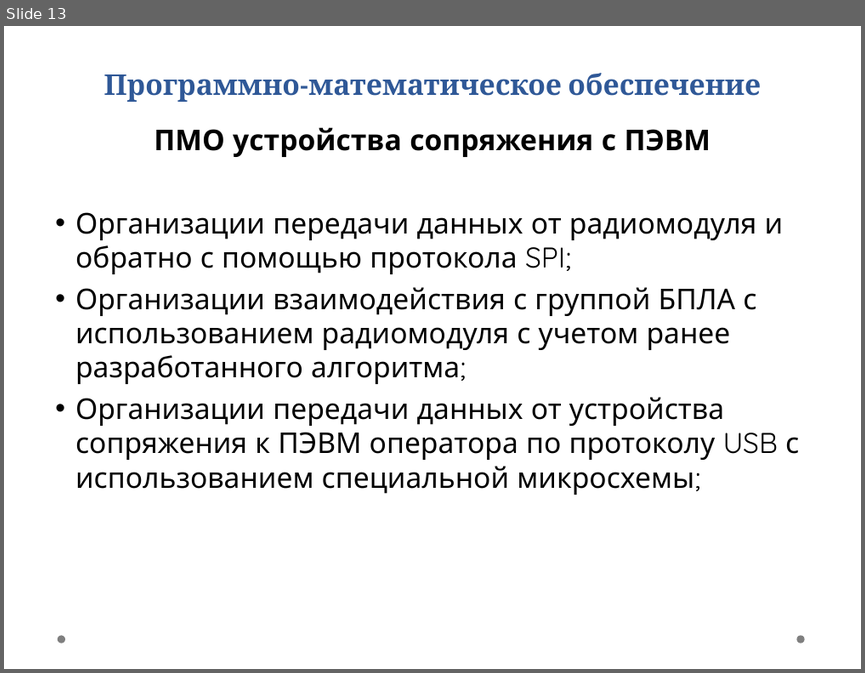
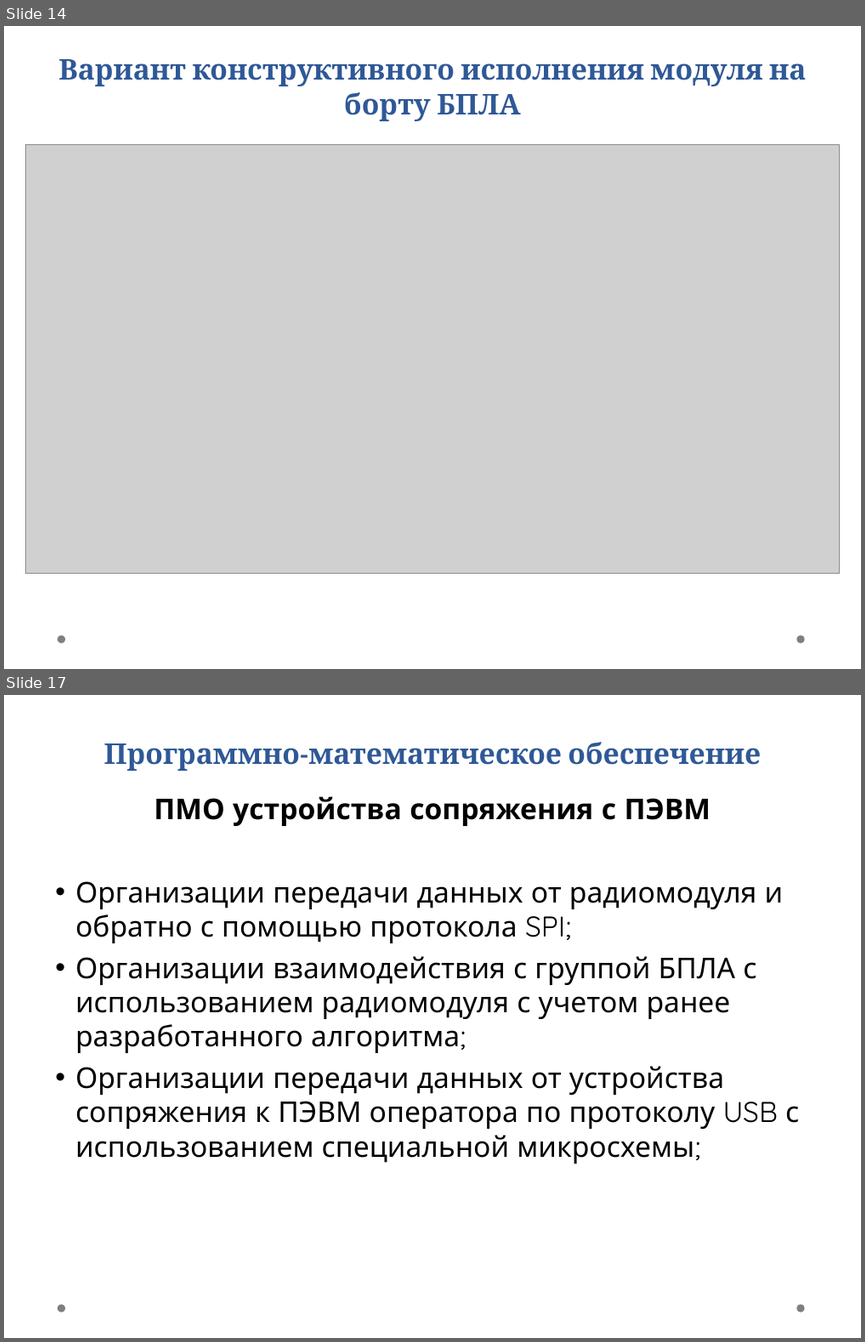
Before and after one commit to Farades/diplom, a slide deck: doc/Мацепура.ppt. Shown one above the other, each under a label of ours: slide 13 before the commit, slides 14 and 17 after it; the slides between them are not shown. The pictures are 865x673 and 865x1342 pixels, drawn with LibreOffice and Linux fonts; fonts in the diff are those of the drawing; grey boxes stand for pictures; background and template pictures are left out. Boxes give left, top, right and bottom in pixels: in the first picture for what was removed or moved away, otherwise in the second. Text is boxed around its words. In the diff, an @@ line names an element or a change of style, - is before the commit and + after.

```diff
--- a/doc/Мацепура.ppt
+++ b/doc/Мацепура.ppt
@@ slide 14 added at bbox=[4, 26, 861, 669], background picture (left out); not listed: 2 template elements that a slide beside it also shows @@
@@ title added at bbox=[58, 59, 806, 121], 24 pt, text #2F5897, bold @@
+Вариант конструктивного исполнения модуля на борту БПЛА
@@ picture added at bbox=[26, 144, 840, 573] @@
@@ what was slide 13 is now slide 17 @@
```
Also in this commit, not shown: 2 slides changed, 6 other slides added, 1 slide removed, 4 other files.
